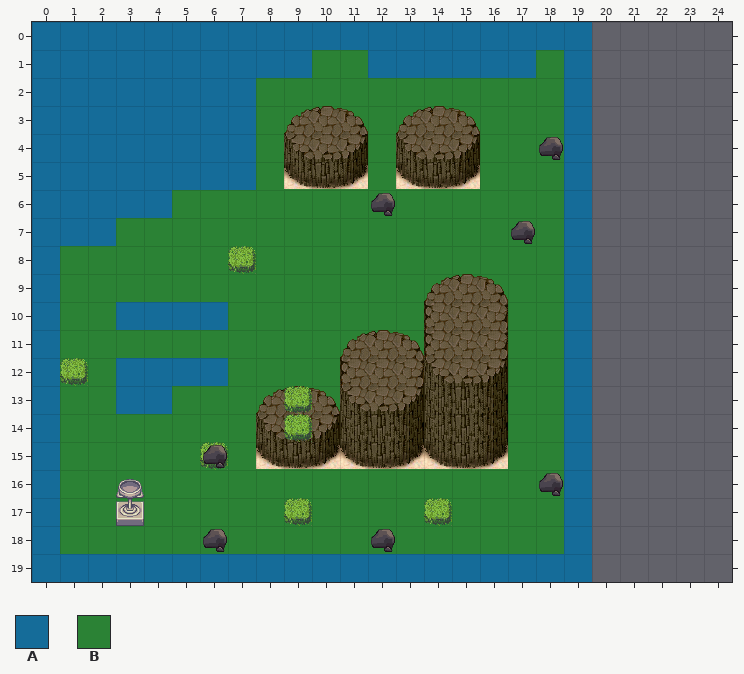
Tiled map: proj.android/assets/testMap.tmx. Above is the file before it was changed.
Cells are 32x32 px. Shown: x 0..24, y 0..19. The old version is drawn lined up with the new one.
Key: from "testmap_tileset": A 0, B 1.
_ is an empty cell, # one hidden under a higher layer.
Layers that did not change in this view are not listed.
Layer "terrain0" before, first column x 0:
 0 AAAAAAAAAAAAAAAAAAAA_____
 1 AAAAAAAAAABBAAAAAABA_____
 2 AAAAAAAABBBBBBBBBBBA_____
 3 AAAAAAAABBBBBBBBBBBA_____
 4 AAAAAAAAB###B###BBBA_____
 5 AAAAAAAABBBBBBBBBBBA_____
 6 AAAAABBBBBBBBBBBBBBA_____
 7 AAABBBBBBBBBBBBBBBBA_____
 8 ABBBBBBBBBBBBBBBBBBA_____
 9 ABBBBBBBBBBBBBBBBBBA_____
10 ABBAAAABBBBBBB###BBA_____
11 ABBBBBBBBBBBBB###BBA_____
12 ABBAAAABBBB######BBA_____
13 ABBAABBBBBB######BBA_____
14 ABBBBBBB#########BBA_____
15 ABBBBBBBBBBBBBBBBBBA_____
16 ABBBBBBBBBBBBBBBBBBA_____
17 ABBBBBBBBBBBBBBBBBBA_____
18 ABBBBBBBBBBBBBBBBBBA_____
19 AAAAAAAAAAAAAAAAAAAA_____
After the commit:
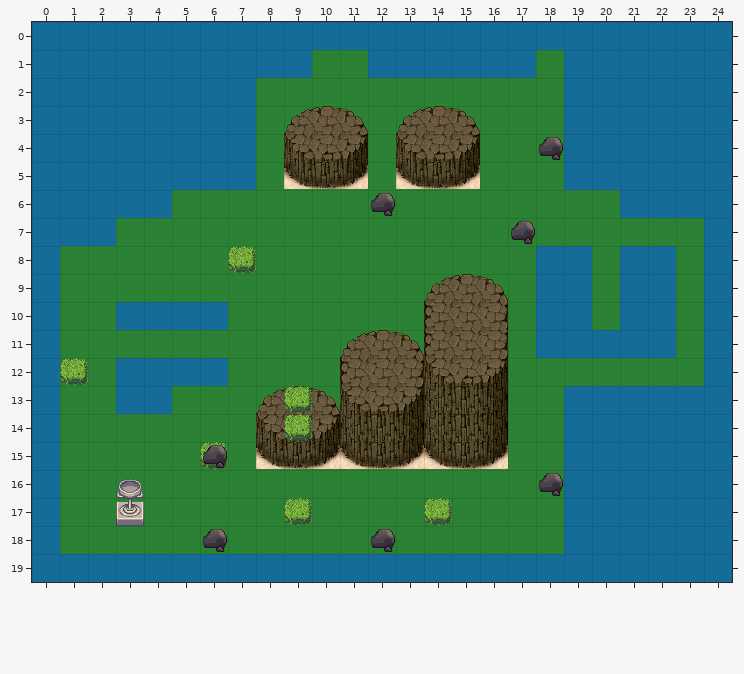
What changed:
Changed rows in their new state; . is an unchanged cell.
map size 20x20 -> 25x20 cells
Layer "terrain0":
first column x 18:
 0 ..AAAAA
 1 ..AAAAA
 2 ..AAAAA
 3 ..AAAAA
 4 ..AAAAA
 5 ..AAAAA
 6 .BBAAAA
 7 .BBBBBA
 8 A.BAABA
 9 A.BAABA
10 A.BAABA
11 A.AAABA
12 .BBBBBA
13 ..AAAAA
14 ..AAAAA
15 ..AAAAA
16 ..AAAAA
17 ..AAAAA
18 ..AAAAA
19 ..AAAAA
